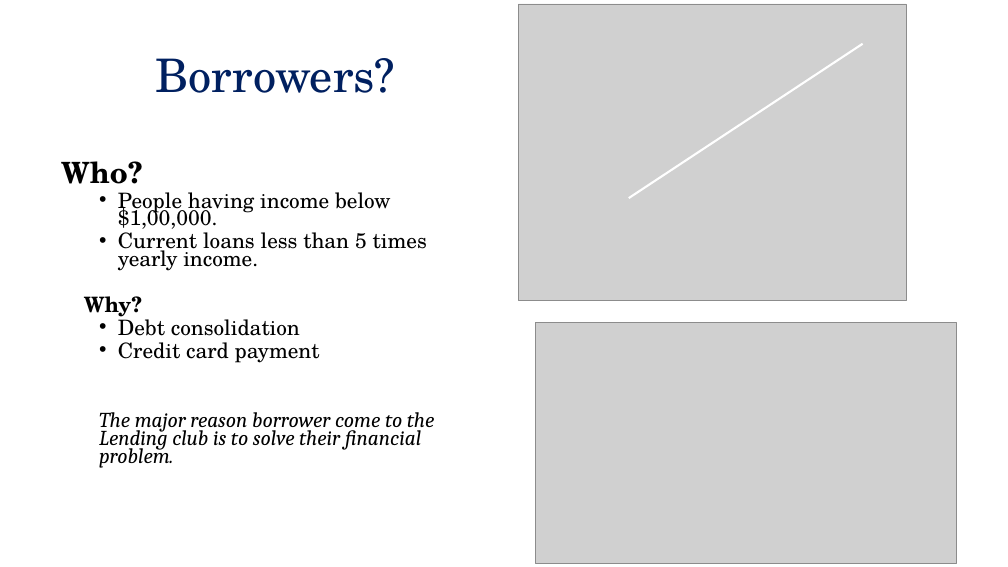
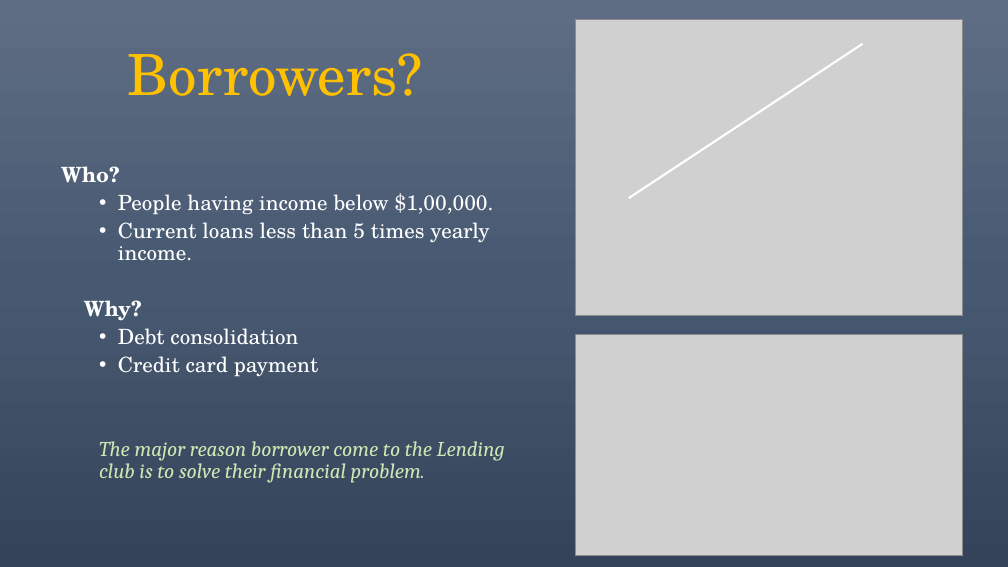
Before and after one commit to lekhnath12/CAPSTONE_II, a slide deck: slide 4 of Slide Deck.pptx. Drawn at 1008x567 pixels with LibreOffice and Linux fonts; fonts in the diff are those of the drawing; grey boxes stand for pictures. Boxes give left, top, right and bottom in pixels: in the first picture for what was removed or moved away, otherwise in the second. Text is boxed around its words. In the diff, an @@ line names an element or a change of style, - is before the commit and + after.

```diff
--- a/Slide Deck.pptx
+++ b/Slide Deck.pptx
@@ background #FFFFFF to gradient #5E6D85 to #495A73 to #35445A @@
@@ picture: place and size @@
-picture at box(519, 4, 907, 300)
+picture at box(575, 20, 963, 316)
@@ title "Borrowers?" at box(128, 53, 423, 96): size 44 to 54 pt, text colour #002060 to #FFC000 @@
@@ text "Who?" at box(61, 166, 505, 483): size 27.9 to 20 pt in "Who?"; text colour #000000 to #FFFFFF in "Who?", "People having income below $1,00,000.", "Current loans less than 5 times yearly ...", "Why?" and 2 more places; size 20.1 to 20 pt; text colour #000000 to #D1E6B5 in "The major reason borrower come to the ..."; line spacing 0.7 to 0.9 @@
@@ line removed from (310, 383) to (506, 219) @@
@@ picture: place and size @@
-picture at box(535, 323, 957, 563)
+picture at box(575, 334, 963, 556)
```
Also in this commit, not shown: 15 other slides changed.
